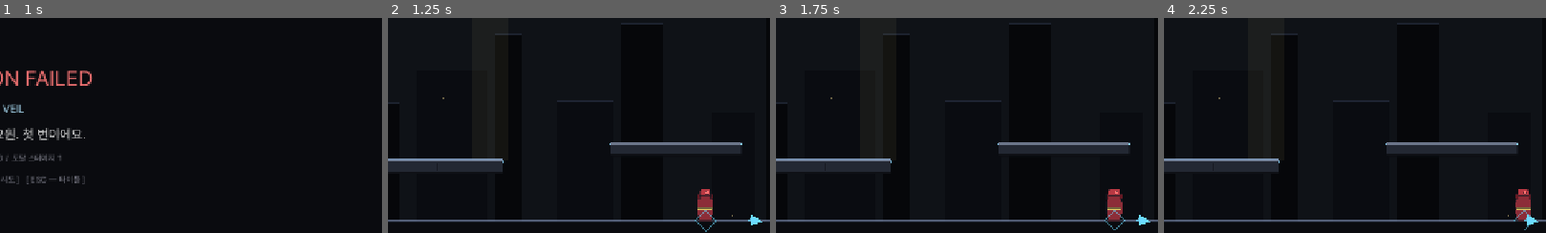
Above: before the commit, frames 1-4 (left to right).
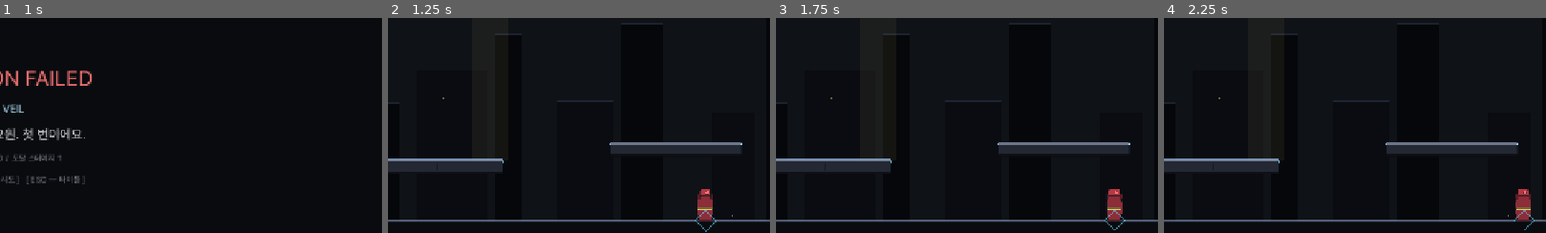
Above: after the commit, the same moments.

Repository: soomin007/EyesOnYou
Game: Godot game, scene res://scenes/death.tscn
The game is run twice, just before and just after one commit, with the same random seed, the same clock (stepped at 60 frames per second) and the same inputs. This scene is started directly instead of the project's main scene.
Inputs (mouse positions are % of the whole screen's width and height, from its top left):
- Up to frame 1 (1 s): tap Enter (ui_accept) at 0.5, 0.8 s; move the mouse to (72, 45) at 0.52 s; hold D (move_right) from 0.53 s (still down); hold J (attack) from 0.53 s (still down); click (72, 45) at 0.67 s; tap W (jump) at 0.77 s
- Up to frame 2 (1.25 s): keep holding D (move_right); keep holding J (attack); tap W (jump) at 1.07 s
- Up to frame 3 (1.75 s): keep holding D (move_right); move the mouse to (30, 55) at 1.27 s; release J (attack) at 1.28 s; tap Enter (ui_accept) at 1.35 s; click (30, 55) at 1.42 s; tap W (jump) at 1.52, 1.55 s
- Up to frame 4 (2.25 s): tap W (jump) at 1.82 s; move the mouse to (60, 28) at 2.02 s; release D (move_right) at 2.03 s; hold A (move_left) from 2.03 s (still down); hold W (jump) from 2.03 s (still down); click (60, 28) at 2.17 s
The pictures show only the part of the screen within x 48-98%, y 25-75%; the shares and areas given below are measured in that part.

Frame 1 is identical in both runs. In frame 2, less than 0.1% of the frame differs, in the area x 94-98%, y 91-97%; in frame 3, less than 0.1%; in frame 4, less than 0.1%.

Commit message:
fix(playtest): ARCTURUS 스크롤(WS·휠) · sewers 낙하 캐치 · 대사 자연화 · 마킹 범위
- ArcturusDocumentOverlay: W/S(물리 키)·마우스 휠 스크롤 추가. W가 jump=닫기에
  묶여 화살표만 되던 문제 → reading_done 닫기에서 jump 제외.
- MapData _sewers(지하 인입로): 분기 사이 중앙으로 떨어지면 맨 밑 추락하던
  문제 → 중앙 캐치 발판 2개. ~3칸 이상 낙하 방지, 보상 복귀 가능.
- VeilSight: DETECT_RADIUS 2200→1400 (마킹 범위 축소).
- 대사: "제 눈이 멈춰요/끊겨요/안 닿아요"·"요원 거예요" → "여기서부터는 잘
  안 보여요"·"요원이 봐줘요" (의미·시야 역전 아크 유지).

Co-Authored-By: Claude Opus 4.8 (1M context) <noreply@anthropic.com>

Diff:
--- a/scripts/ArcturusDocumentOverlay.gd
+++ b/scripts/ArcturusDocumentOverlay.gd
@@ -227,7 +227,7 @@
 	read_lockout_t = READ_LOCKOUT
 	# 화면 하단 닫기 안내.
 	close_hint_label = Label.new()
-	close_hint_label.text = "[ ↑↓ 스크롤   확인 키로 닫기 ]"
+	close_hint_label.text = "[ ↑↓ · W/S · 휠 스크롤   Space·Enter로 닫기 ]"
 	close_hint_label.add_theme_font_size_override("font_size", 14)
 	close_hint_label.add_theme_color_override("font_color", Color(0.95, 0.92, 0.78))
 	close_hint_label.add_theme_color_override("font_outline_color", Color(0, 0, 0, 0.85))
@@ -244,11 +244,15 @@
 
 func _handle_user_scroll(_delta: float) -> void:
 	# 위/아래 hold로 paper_target_y 조정 — 사용자가 다시 읽을 수 있게.
-	if Input.is_action_pressed("ui_up") or Input.is_action_pressed("move_left"):
-		paper_target_y += 12.0
-	elif Input.is_action_pressed("ui_down") or Input.is_action_pressed("move_right"):
-		paper_target_y -= 12.0
-	# 클램프 — 종이 윗단/아랫단을 적당히 보이게.
+	# W/S는 jump 등에 묶여 ui_up/down에 안 붙을 수 있어 물리 키로 직접 체크(사용자: WS로도 스크롤).
+	if Input.is_action_pressed("ui_up") or Input.is_action_pressed("move_left") or Input.is_key_pressed(KEY_W):
+		_scroll_paper(12.0)
+	elif Input.is_action_pressed("ui_down") or Input.is_action_pressed("move_right") or Input.is_key_pressed(KEY_S):
+		_scroll_paper(-12.0)
+
+# 종이를 amount만큼 스크롤하고 윗단/아랫단 클램프. 키 hold·마우스 휠 공용.
+func _scroll_paper(amount: float) -> void:
+	paper_target_y += amount
 	var min_y: float = -(paper.size.y - VIEWPORT_H + MARGIN_TOP * 2.0)
 	if min_y > MARGIN_TOP:
 		min_y = MARGIN_TOP
@@ -264,8 +268,19 @@
 	if reading_done:
 		if read_lockout_t > 0.0:
 			return
+		# 마우스 휠 — 종이 스크롤 (휠 업=위로 거슬러 보기). 사용자: 휠로도 스크롤.
+		if event is InputEventMouseButton and event.pressed:
+			if event.button_index == MOUSE_BUTTON_WHEEL_UP:
+				_scroll_paper(48.0)
+				get_viewport().set_input_as_handled()
+				return
+			elif event.button_index == MOUSE_BUTTON_WHEEL_DOWN:
+				_scroll_paper(-48.0)
+				get_viewport().set_input_as_handled()
+				return
+		# 닫기 — 확인 키(Space/Enter)·스킵·공격·좌클릭. jump(W)는 스크롤에 쓰므로 닫기에서 뺀다.
 		var close_pressed: bool = false
-		if event.is_action_pressed("jump") or event.is_action_pressed("ui_accept") or event.is_action_pressed("ui_skip") or event.is_action_pressed("attack"):
+		if event.is_action_pressed("ui_accept") or event.is_action_pressed("ui_skip") or event.is_action_pressed("attack"):
 			close_pressed = true
 		elif event is InputEventMouseButton and event.pressed and event.button_index == MOUSE_BUTTON_LEFT:
 			close_pressed = true
--- a/scripts/MapData.gd
+++ b/scripts/MapData.gd
@@ -175,6 +175,11 @@
 			{"pos": Vector2(960, 960),  "w": 80.0},
 			{"pos": Vector2(960, 1120), "w": 80.0},
 			{"pos": Vector2(960, 1280), "w": 120.0},  # 끝 — 안전
+			# 중앙 낙하 캐치 — 분기 사이(좌 x170~390 / 우 x920~1000)의 빈 중앙으로 떨어져도
+			# 맨 밑까지 추락하지 않게(사용자 보고). 한 번에 ~3칸 이상 못 떨어지도록 보강.
+			# 보상 높이(y1240)에 닿아 좌우 분기로 복귀 가능.
+			{"pos": Vector2(640, 1000), "w": 160.0},
+			{"pos": Vector2(640, 1240), "w": 160.0},
 			# 합류
 			{"pos": Vector2(580, 1440), "w": 240.0},
 			{"pos": Vector2(480, 1620), "w": 220.0},
--- a/scripts/VeilDialogue.gd
+++ b/scripts/VeilDialogue.gd
@@ -23,12 +23,12 @@
 	# stage 2 — 흠칫 + 시야 새기 시작(겸함). 스토리 모드는 곡선이 짧아 1·2단계를 s2가 겸함 (v3 §2).
 	[
 		"저 문 너머는... 잠깐. 아니에요. 가던 길 가요.",
-		"여기부터 제 눈이 잘 안 닿아요. 머리 위는 요원이 봐줘요.",
+		"여기부터는 잘 안 보여요. 머리 위는 요원이 봐줘요.",
 	],
 	# stage 3 — 핵심부 보스 · 역전 완성(최고조). 두 줄 다 "이제 요원이 VEIL 대신 본다" (v3 §2).
 	[
 		"다 와서 앞이 안 보여요. 이런 적 없어요. 요원이 봐줘요.",
-		"제 눈이 여기서 끊겨요. 이제 요원 차례예요. 저 대신.",
+		"여기서부터 잘 안 보여요. 이제 요원 차례예요. 저 대신.",
 	],
 	# stage 4 — 탈출
 	[
@@ -71,9 +71,9 @@
 	],
 	# stage 4 — 2단계 시야가 새기 시작 · 차폐. 모든 줄이 "VEIL의 봄이 끊기고 요원에게 봐달라 넘긴다"(v3 §2).
 	[
-		"여기부터 제 눈이 잘 안 닿아요. 머리 위는 요원이 봐줘요.",
-		"시야가... 자꾸 끊겨요. 이런 적 없는데. 요원이 직접 봐요.",
-		"제가 못 보는 데가 생겨요. 거기는 요원 거예요.",
+		"여기부터는 잘 안 보여요. 머리 위는 요원이 봐줘요.",
+		"자꾸... 놓쳐요. 이런 적 없는데. 요원이 직접 봐요.",
+		"제가 못 보는 데가 생겨요. 거긴 요원이 봐줘요.",
 	],
 	# stage 5 — ACT3 · 두려움 오름 · 임무 외 말 (??? 복선)
 	[
@@ -86,7 +86,7 @@
 	# 최고조 비트는 ACT3 인게임 자막(Stage._arm_act3_vision_subtitle)으로도 한 번 더 보강.
 	[
 		"다 와서... 앞이 안 보여요. 이런 적 없어요.",
-		"여기, 제 눈이 안 닿아요. 이제 요원이 봐줘요. 저 대신.",
+		"여기, 제가 잘 안 보여요. 이제 요원이 봐줘요. 저 대신.",
 		"지금부터 제가 틀릴 수도 있어요. 미리 말해둘게요.",
 	],
 ]
--- a/scripts/VeilSight.gd
+++ b/scripts/VeilSight.gd
@@ -6,7 +6,7 @@
 #   - 화면 안 위협 → 시안색 다이아몬드 reticle (요원도 보니 은은하게)
 #   - 화면 밖 위협 → 화면 가장자리 화살표 ("네가 못 보는 걸 내가 본다") ← 핵심 가치
 #   - 공격 임박(조준/돌진/폭탄) → 경고색 주황으로 펄스 ("VEIL이 위험을 미리 짚어준다")
-# ACT3(degraded=true)에선 마커가 staggered하게 깜빡이고 군데군데 꺼진다 = "제 눈이 여기서 멈춰요"가
+# ACT3(degraded=true)에선 마커가 staggered하게 깜빡이고 군데군데 꺼진다 = "여기서부터는 잘 안 보여요"가
 # 글이 아니라 화면에서. 표시 안 된 위협은 요원이 직접 봐야 한다 = 역전이 플레이로.
 #
 # 확장 이력: 처음엔 원거리/공중(저격수·드론·폭격기)만 마킹했으나 "있는지조차 모르겠다"는 피드백으로
@@ -15,7 +15,7 @@
 var player: Node2D = null
 var degraded: bool = false  # ACT3 — 마커가 흐려지고 꺼짐
 
-const DETECT_RADIUS: float = 2200.0           # 이 안의 위협을 VEIL이 본다 (≈ 화면 한 칸 반 너머)
+const DETECT_RADIUS: float = 1400.0           # 이 안의 위협을 VEIL이 본다 (≈ 화면 한 칸 — 사용자: 범위 축소)
 const CALM: Color = Color(0.42, 0.86, 1.0)    # 평시 — VEIL 시안 (자막 색과 통일감)
 const WARN: Color = Color(1.0, 0.55, 0.22)    # 공격 임박 — 경고 주황
 const EDGE_MARGIN: float = 48.0               # 화면 밖 화살표가 가장자리에서 떨어지는 여백
